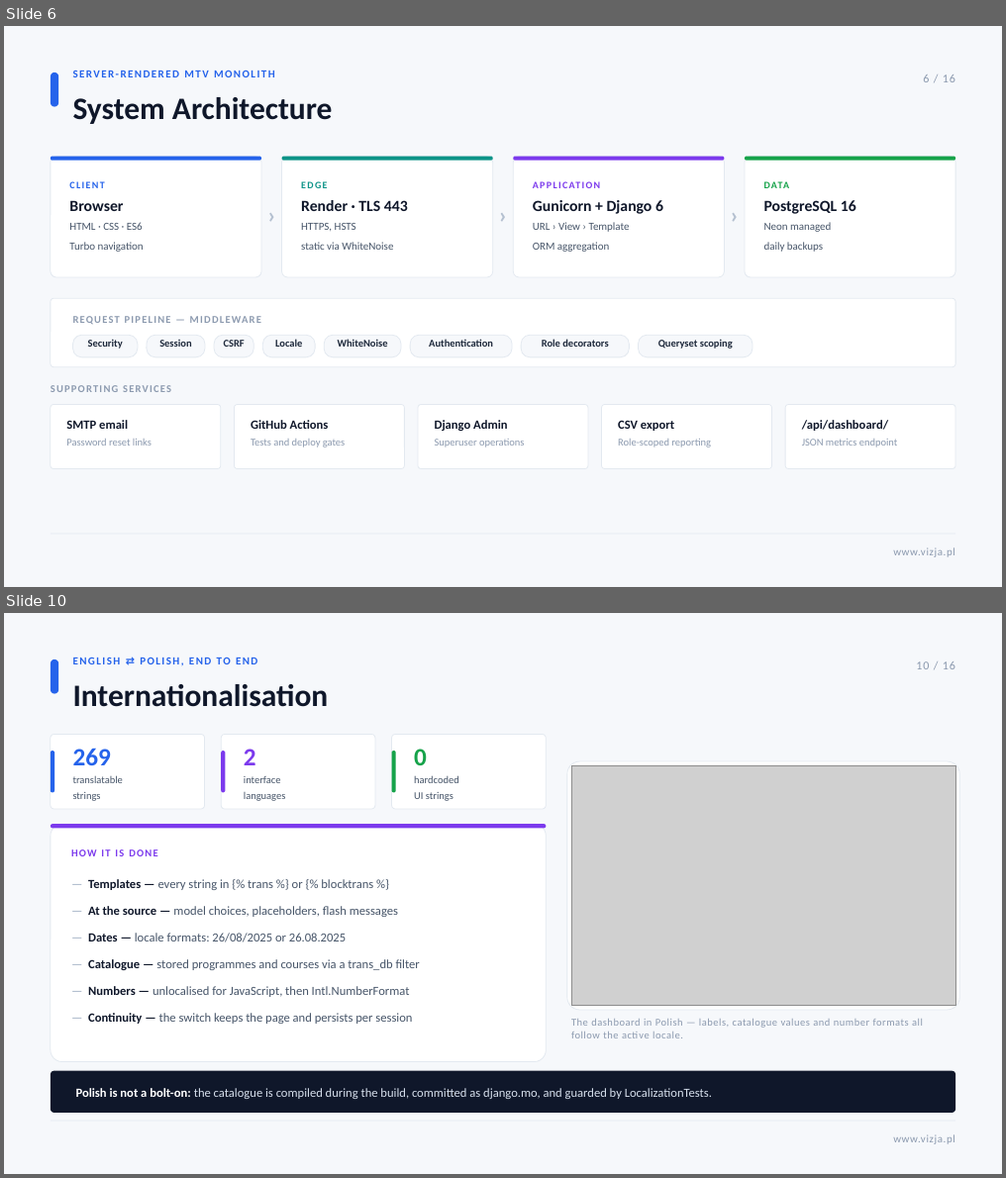
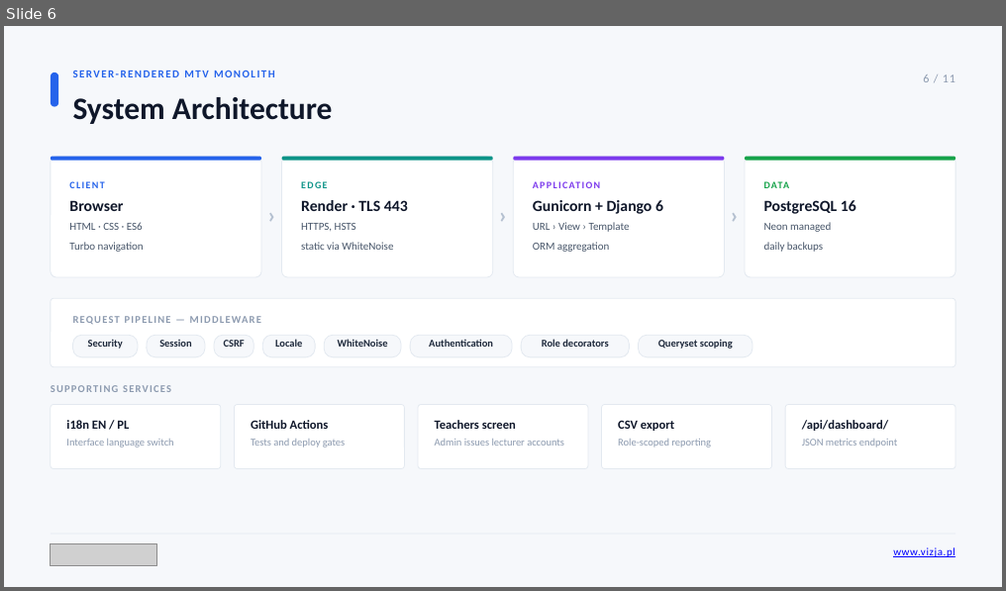
Before and after one commit to maksym671/Diploma-Project-SMS-Management-System, a slide deck: Maksym_Shpak_Diploma_Presentation.pptx. Shown one above the other, each under a label of ours: slides 6 and 10 before the commit, slide 6 after it; the slides between them are not shown. The pictures are 1006x1178 and 1006x591 pixels, drawn with LibreOffice and Linux fonts; fonts in the diff are those of the drawing; grey boxes stand for pictures. Boxes give left, top, right and bottom in pixels: in the first picture for what was removed or moved away, otherwise in the second. Text is boxed around its words. In the diff, an @@ line names an element or a change of style, - is before the commit and + after.

Commit message:
Replace email password reset with an in-app Teachers screen

```diff
--- a/Maksym_Shpak_Diploma_Presentation.pptx
+++ b/Maksym_Shpak_Diploma_Presentation.pptx
@@ slide 10 removed at <box>4,613,1002,1174</box>, background #F6F8FB @@
@@ rounded rectangle removed at <box>51,660,58,694</box> @@
@@ text removed at <box>73,657,257,665</box> @@
-ENGLISH ⇄ POLISH, END TO END
@@ text removed at <box>916,662,955,669</box> @@
-10 / 16
@@ text removed at <box>73,684,329,707</box> @@
-Internationalisation
@@ rounded rectangle removed at <box>51,735,205,809</box> @@
@@ rounded rectangle removed at <box>51,751,54,792</box> @@
@@ text removed at <box>73,748,123,801</box> @@
-269
-translatable
-strings
@@ rounded rectangle removed at <box>221,735,375,809</box> @@
@@ rounded rectangle removed at <box>221,751,226,792</box> @@
@@ text removed at <box>244,749,285,801</box> @@
-2
-interface
-languages
@@ rounded rectangle removed at <box>392,735,546,809</box> @@
@@ rounded rectangle removed at <box>392,751,396,792</box> @@
@@ text removed at <box>414,749,459,801</box> @@
-0
-hardcoded
-UI strings
@@ rounded rectangle removed at <box>567,761,960,1011</box> @@
@@ picture removed at <box>571,765,955,1006</box> @@
@@ rounded rectangle removed at <box>51,824,546,1062</box> @@
@@ rounded rectangle removed at <box>51,824,546,829</box> @@
@@ text removed at <box>71,850,157,857</box> @@
-HOW IT IS DONE
@@ text removed at <box>88,879,420,1024</box> @@
-— Templates — every string in {% trans %} or {% blocktrans %}
-— At the source — model choices, placeholders, flash messages
-— Dates — locale formats: 26/08/2025 or 26.08.2025
-— Catalogue — stored programmes and courses via a trans_db filter
-— Numbers — unlocalised for JavaScript, then Intl.NumberFormat
-— Continuity — the switch keeps the page and persists per session
@@ text removed at <box>571,1019,923,1039</box> @@
-The dashboard in Polish — labels, catalogue values and number formats all follow the active locale.
@@ rounded rectangle removed at <box>51,1071,955,1113</box> @@
@@ text removed at <box>76,1088,712,1099</box> @@
-Polish is not a bolt-on: the catalogue is compiled during the build, committed as django.mo, and guarded by LocalizationTests.
@@ rectangle removed at <box>51,1121,955,1121</box> @@
@@ text removed at <box>893,1135,955,1145</box> @@
-www.vizja.pl
@@ slide 6 changed as well @@
@@ text at <box>923,75,955,82</box>: text changed @@
-6 / 16
+6 / 11
@@ text at <box>66,420,173,448</box>: text changed @@
-SMTP email
-Password reset links
+i18n EN / PL
+Interface language switch
@@ text at <box>435,420,564,446</box>: text changed @@
-Django Admin
-Superuser operations
+Teachers screen
+Admin issues lecturer accounts
@@ picture added at <box>51,544,156,566</box> @@
@@ text "www.vizja.pl" at <box>893,548,955,558</box>: text colour #8C9AAF to #0000FF, underline on @@
```
Also in this commit, not shown: 9 other slides changed, 1 slide added, 5 other slides removed, 51 other files.
